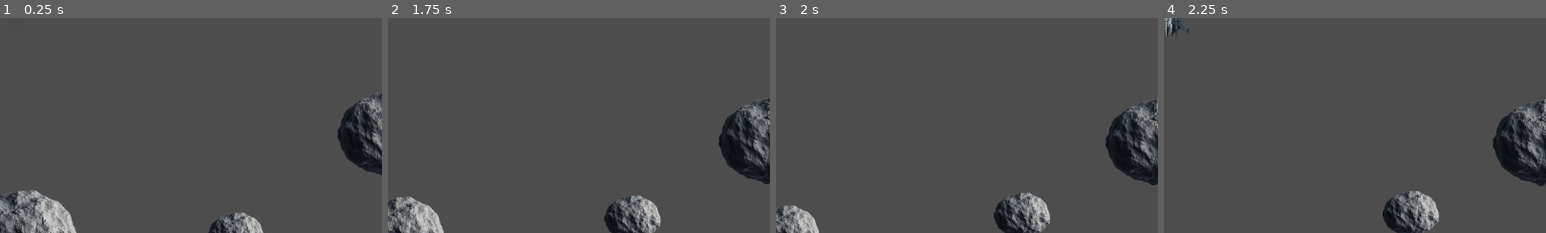
Above: before the commit, frames 1-4 (left to right).
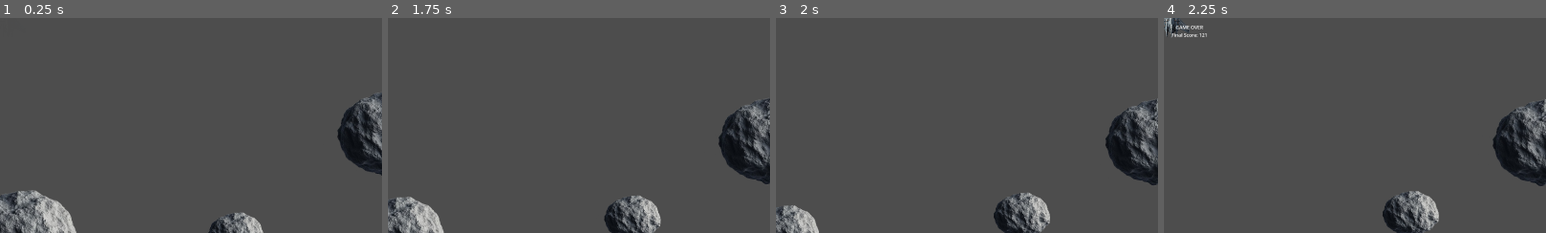
Above: after the commit, the same moments.

Repository: Soren8/space-shooter
Game: Godot game, scene res://main.tscn
The game is run twice, just before and just after one commit, with the same random seed, the same clock (stepped at 60 frames per second) and the same inputs.
Inputs:
- Up to frame 1 (0.25 s): no input
- Up to frame 2 (1.75 s): hold Up (ui_up) from 0.53 s (still down); tap Space (ui_select) at 0.77, 1.52 s
- Up to frame 3 (2 s): keep holding Up (ui_up)
- Up to frame 4 (2.25 s): release Up (ui_up) at 2.03 s; hold Left (ui_left) from 2.03 s (still down)
The pictures show only the part of the screen within x 49-99%, y 49-99%; the shares and areas given below are measured in that part.

Frames 1-3 are identical in both runs. In frame 4, 0.2% of the frame differs, in the area x 2-12%, y 3-9%.
Error before the commit: Invalid assignment of property or key 'rect_position' with value of type 'Vector2i' on a base object of type 'Label'. (res://main.gd:126)

Commit message:
Fix game over label handling

Diff:
--- a/main.gd
+++ b/main.gd
@@ -115,22 +115,10 @@
 # ---- Game Over Handling ----
 func game_over():
     get_tree().paused = true
-    var game_over_label = Label.new()
+
+    var game_over_label = $HUD/GameOverLabel
     game_over_label.text = "GAME OVER\nFinal Score: %d" % score
+    game_over_label.position = get_viewport().size / 2
+    game_over_label.show()
 
-    # Set alignment properties for Godot 4
-    game_over_label.horizontal_alignment = HORIZONTAL_ALIGNMENT_CENTER
-    game_over_label.vertical_alignment = VERTICAL_ALIGNMENT_CENTER
-
-    # Position the label at the center of the viewport
-    game_over_label.rect_position = get_viewport().size / 2
-    game_over_label.rect_pivot_offset = game_over_label.rect_size / 2
-
-    # Customize appearance (optional)
-    # Uncomment and set the correct path to your font if desired
-    # game_over_label.add_font_override("font", load("res://path_to_font.tres"))
-    # game_over_label.set("custom_colors/font_color", Color(1, 0, 0))  # Example: Red font
-
-    # Add the label to the HUD
-    hud_node.add_child(game_over_label)
-    print("Game Over! Final Score:", score)  # Debug statement
+    print("Game Over! Final Score: ", score)
--- a/main.tscn
+++ b/main.tscn
@@ -28,3 +28,9 @@
 offset_top = 50.0
 offset_right = 50.0
 offset_bottom = 73.0
+
+[node name="GameOverLabel" type="Label" parent="HUD"]
+offset_right = 40.0
+offset_bottom = 23.0
+horizontal_alignment = 1
+vertical_alignment = 1
